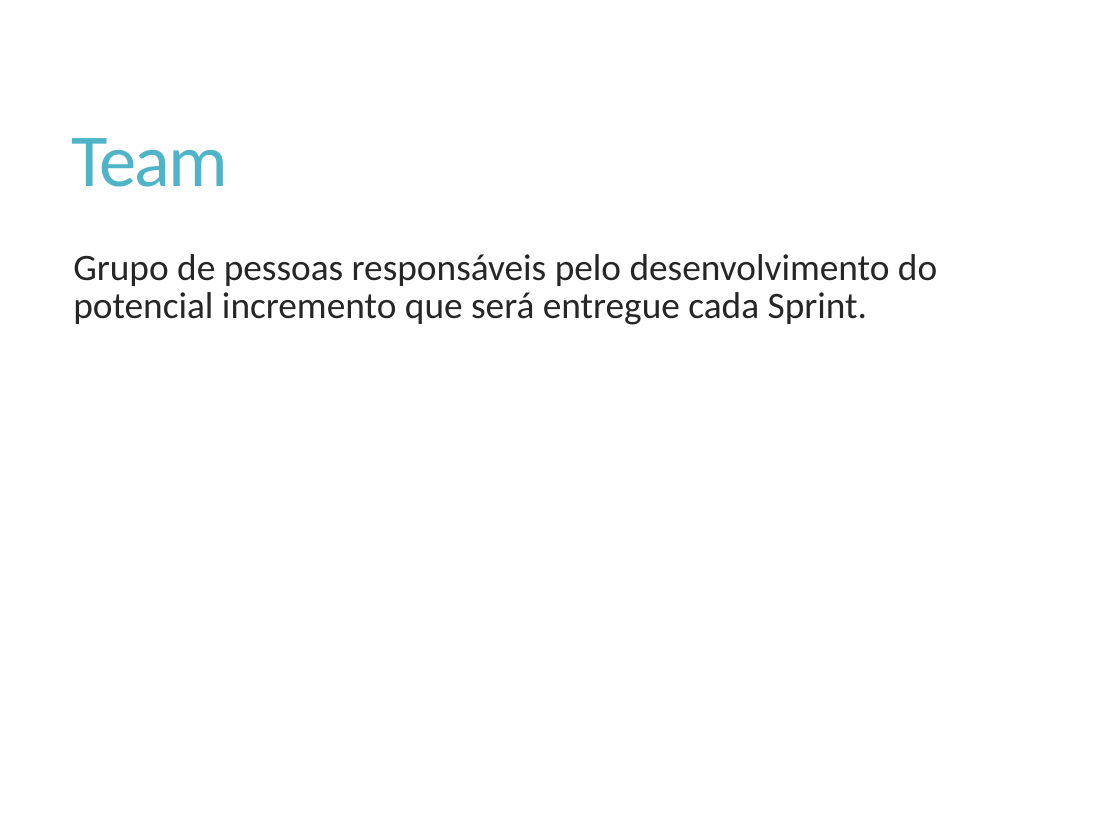
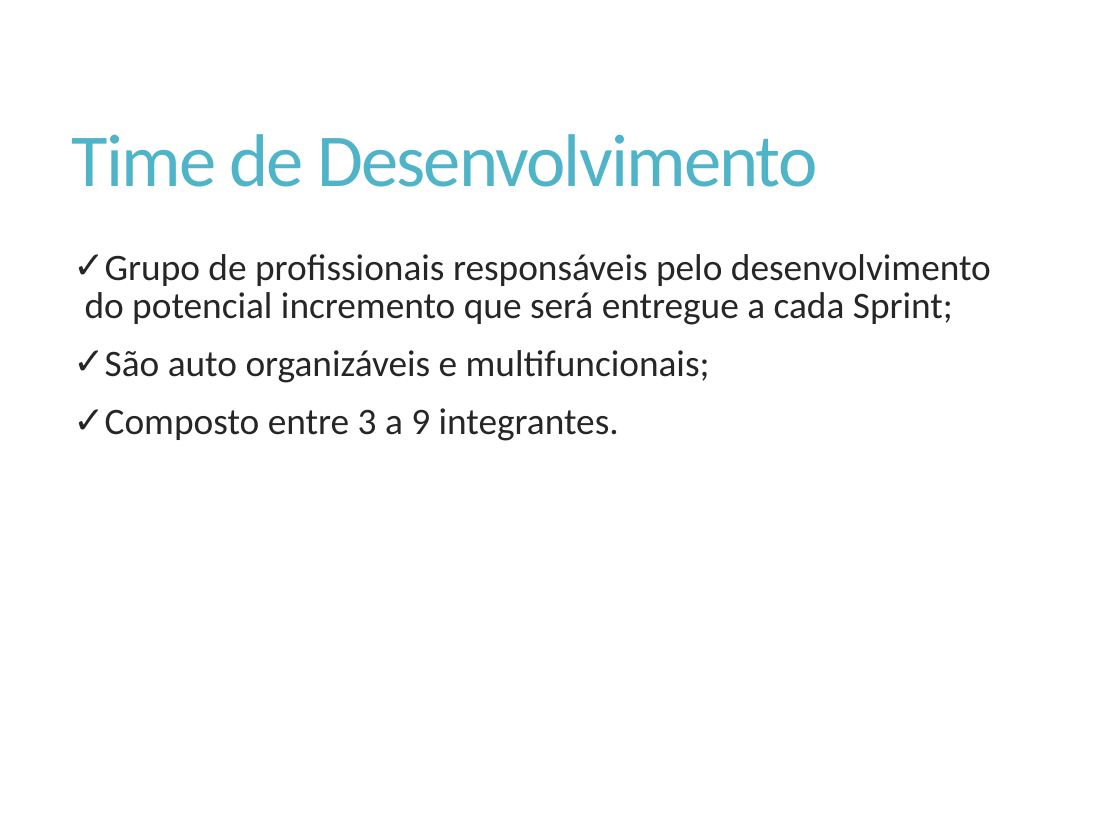
Before and after one commit to Elton-Garbin/TCC-2016, a slide deck: slide 18 of StartIdea/StartIdea.Docs/Apresentacao.pptx (slide 20 before the commit). Drawn at 1120x840 pixels with LibreOffice and Linux fonts; fonts in the diff are those of the drawing. Boxes give left, top, right and bottom in pixels: in the first picture for what was removed or moved away, otherwise in the second. Text is boxed around its words. In the diff, an @@ line names an element or a change of style, - is before the commit and + after.

Commit message:
Time Scrum

```diff
--- a/StartIdea/StartIdea.Docs/Apresentacao.pptx
+++ b/StartIdea/StartIdea.Docs/Apresentacao.pptx
@@ title at bbox=[72, 134, 818, 187]: text changed @@
-Team
+Time de Desenvolvimento
@@ text at bbox=[85, 254, 991, 441]: text changed @@
-Grupo de pessoas responsáveis pelo desenvolvimento do potencial incremento que será entregue cada Sprint.
+✓ Grupo de profissionais responsáveis pelo desenvolvimento do potencial incremento que será entregue a cada Sprint;
+✓ São auto organizáveis e multifuncionais;
+✓ Composto entre 3 a 9 integrantes.
```
Also in this commit, not shown: 3 other slides changed, 1 slide removed.
